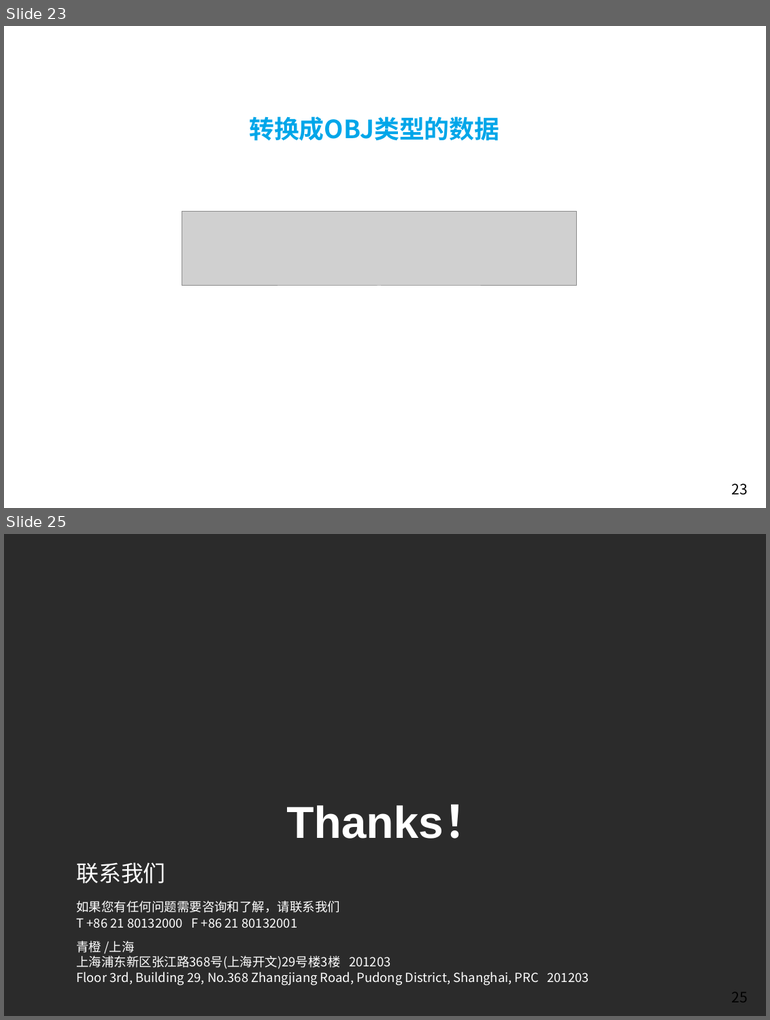
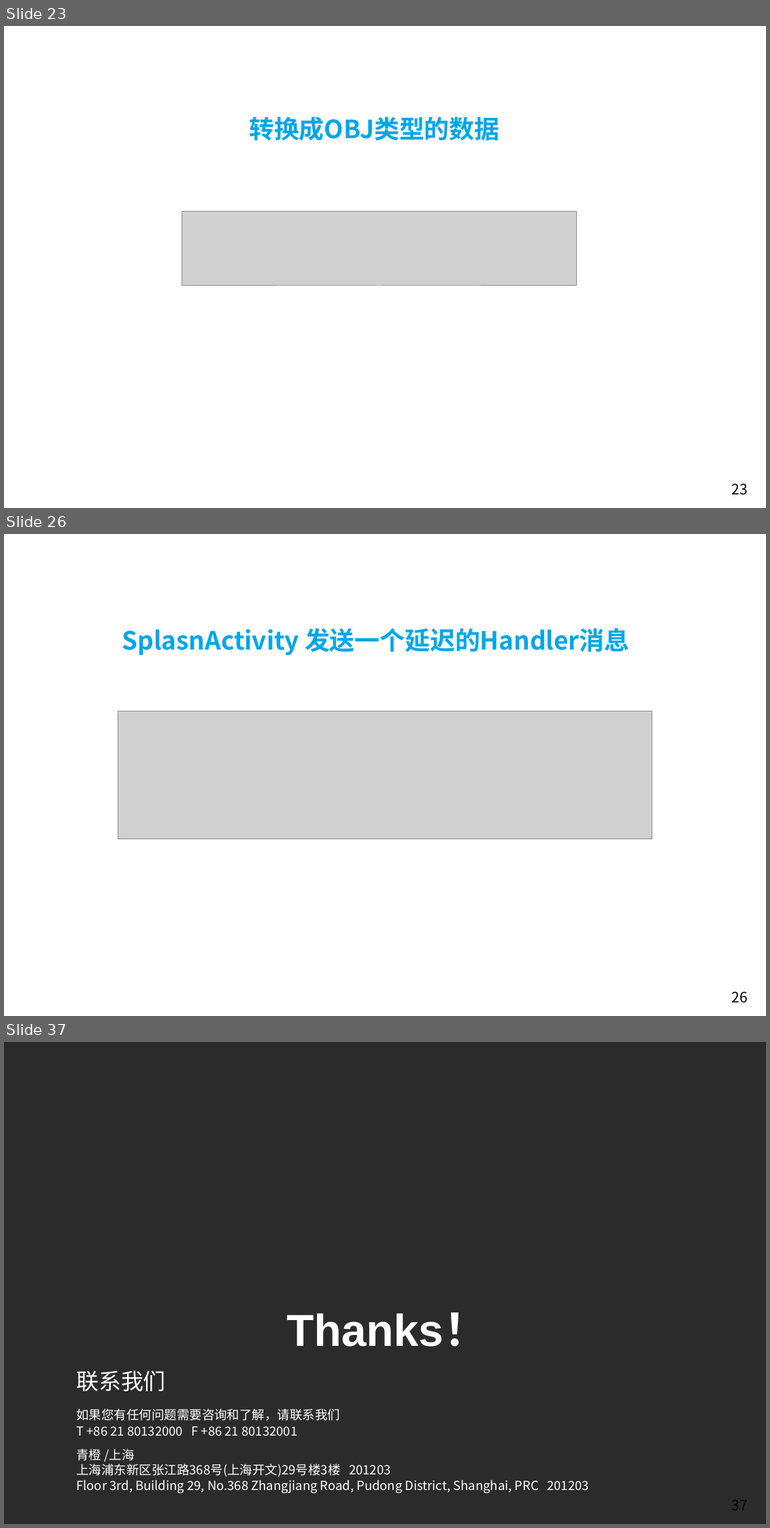
Before and after one commit to Easyhood/IM, a slide deck: 说明文档/IM即时通信总结.pptx. Shown one above the other, each under a label of ours: slides 23 and 25 before the commit, slides 23, 26 and 37 after it; the slides between them are not shown. The pictures are 770x1020 and 770x1528 pixels, drawn with LibreOffice and Linux fonts; fonts in the diff are those of the drawing; grey boxes stand for pictures; background and template pictures are left out; a plain dark background stands for a picture behind light text. Boxes give left, top, right and bottom in pixels: in the first picture for what was removed or moved away, otherwise in the second. Text is boxed around its words. In the diff, an @@ line names an element or a change of style, - is before the commit and + after.

```diff
--- a/说明文档/IM即时通信总结.pptx
+++ b/说明文档/IM即时通信总结.pptx
@@ slide 26 added at box(4, 534, 766, 1016), background picture (left out); not listed: 1 template element that a slide beside it also shows @@
@@ text added at box(122, 628, 629, 656), 28 pt, text #00A6E9, bold @@
+SplasnActivity 发送一个延迟的Handler消息
@@ picture added at box(118, 711, 652, 840) @@
@@ what was slide 25 is now slide 37 @@
@@ page number at box(732, 1500, 747, 1511): text changed @@
-25
+37
```
Also in this commit, not shown: 12 other slides added, 2 slides removed, 3 other files.
